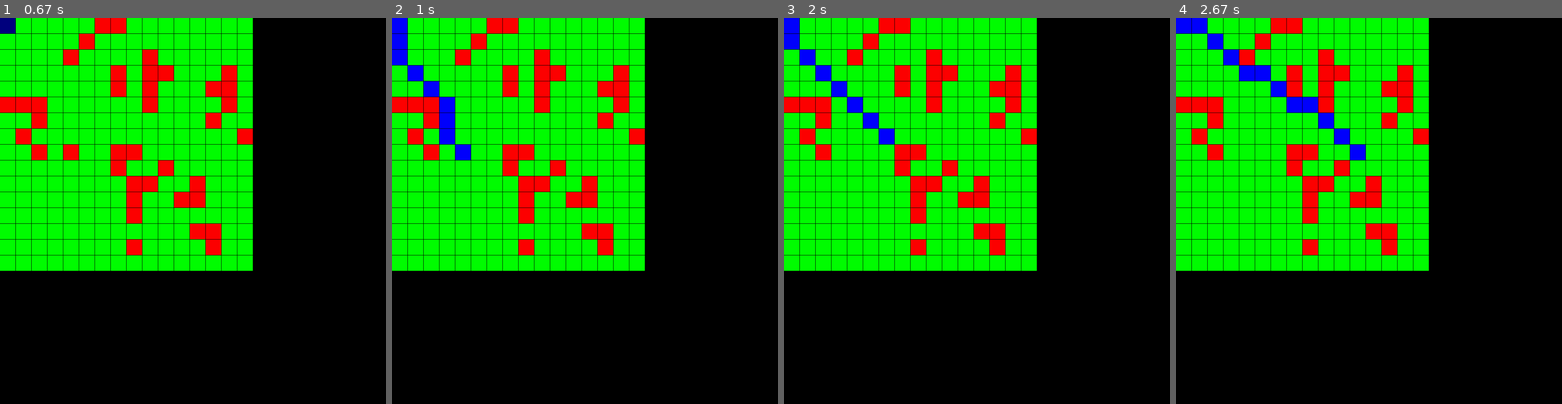
Above: before the commit, frames 1-4 (left to right).
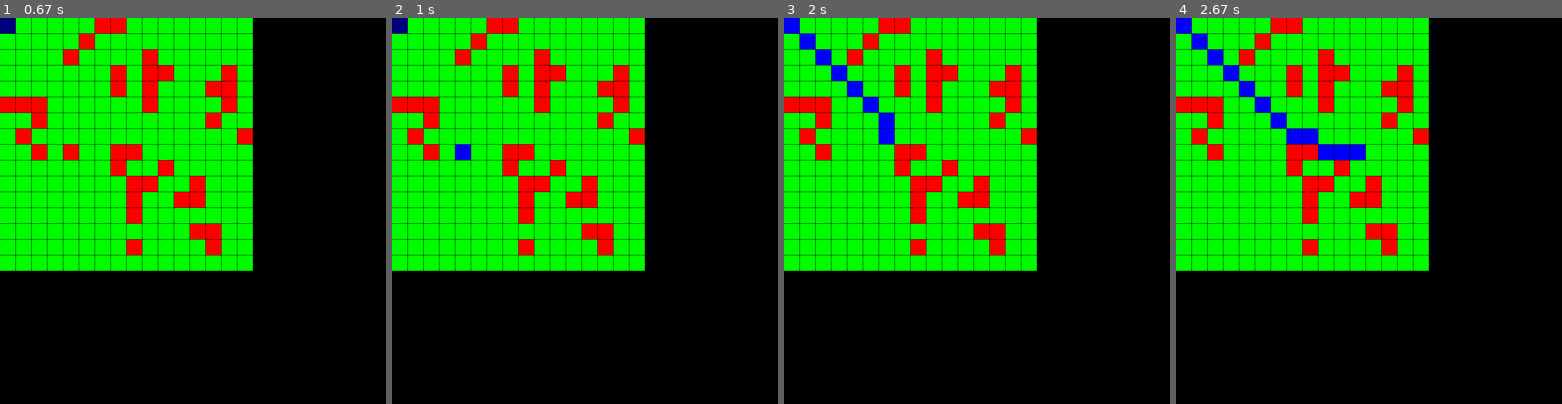
Above: after the commit, the same moments.

Repository: tjacek/planning
Game: pygame game, started from grid/search.py
Same seed, same stepped clock (60 frames per second), same inputs: the game is played once before the commit and once after it.
Inputs (mouse positions are in pixels of both pictures, inside the frame that each line leads up to):
- Up to frame 1 (0.67 s): click (193, 211) at 0.38 s
- Up to frame 2 (1 s): click (465, 153) at 0.82 s
- Up to frame 3 (2 s): press the mouse at (857, 153) at 1.13 s; move the mouse to (872, 145) at 1.23 s; release the mouse at (884, 133) at 1.37 s; press the mouse at (857, 153) at 1.87 s; move the mouse to (911, 149) at 1.97 s
- Up to frame 4 (2.67 s): release the mouse at (1357, 145) at 2.1 s

Frame 1 is identical in both runs. In frame 2, 1.3% of the frame differs, in the area x 0-17%, y 0-33%; in frame 3, 2.0%; in frame 4, 3.3%, in the area x 4-45%, y 0-37%.

Commit message:
color map

Diff:
--- a/grid/conway.py
+++ b/grid/conway.py
@@ -19,9 +19,9 @@
         next_state=np.array(next_state)
         for cord, alive in np.ndenumerate(next_state):
             if(alive):
-                self.grid.set_color(cord,grid.CellColors.obst)
+                self.grid.set_color(cord,"obst")
             else:
-                self.grid.set_color(cord,grid.CellColors.empty)
+                self.grid.set_color(cord,"empty")
 
     def is_alive(self,i,j):
         n_alive=8-len(self.grid.near(i,j))
--- a/grid/grid.py
+++ b/grid/grid.py
@@ -4,11 +4,14 @@
 import os.path
 
 class Grid(object):
-    def __init__(self,cells,x=16,y=16,step=40):
+    def __init__(self,cells,x=16,y=16,step=40,color_map=None):
+        if(color_map is None):
+            color_map=default_color_map
         self.x=x
         self.y=y
         self.step=step
         self.cells=cells
+        self.color_map=color_map
 
     def __getitem__(self,cord):
         return self.cells[cord[0]][cord[1]]
@@ -53,8 +56,10 @@
         out_file.write(txt)
         out_file.close()
 
-    def set_color(self,cord,color):
-        self[cord].color=color
+    def set_color(self,cord,color_id):
+        cell=self[cord]
+        color=self.color_map(cell,color_id)
+        cell.color=color
 
     def __str__(self):
         s=[ "".join([str(cell_j) for cell_j in cell_i])
@@ -75,12 +80,6 @@
     def active(self):
         return self.color==CellColors.obst
 
-    def flip(self):
-        if(self.color==CellColors.empty):
-            self.color=CellColors.obst
-        else:
-            self.color=CellColors.empty
-
     def show(self,window):
         color=self.color.value
         pg.draw.rect(window, color, self.rect)
@@ -94,12 +93,21 @@
 
     def on_click(self,point):
         if(self.grid.colide(point)):
-            i,j=self.grid.get_cord(point)
-            self.grid.cells[j][i].flip()
-            print((i,j))
+            cord=self.grid.get_cord(point)
+            self.grid.set_color(cord,None)
+            print(cord)
 
     def on_key(self,key):
         print(key)
+
+def default_color_map(cell,color_id):
+    if(type(color_id)==str):
+        return CellColors[color_id]
+    print(color_id)
+    if(cell.color==CellColors.empty):
+        return CellColors.obst
+    else:
+        return CellColors.empty
 
 def empty_grid(x=16,y=16,step=40):
     cells=[[ make_cell(i,j,step)
--- a/grid/search.py
+++ b/grid/search.py
@@ -27,30 +27,27 @@
         if(not path):
             return
         for state_i in path:
-            color_i=grid.CellColors.path
-            self.grid.set_color(state_i.cord,color_i)
+            self.grid.set_color(state_i.cord,"path")
         self.path=path
 
     def set_goal(self,point):
         self.reset_path()
         if(self.goal):
-            self.grid.set_color(self.goal,grid.CellColors.empty)
+            self.grid.set_color(self.goal,"empty")
         self.goal=self.grid.get_cord(point)
         self.graph_grid.set_goal(self.goal)
-        color_i=grid.CellColors.goal
-        self.grid.set_color(self.goal,color_i)
+        self.grid.set_color(self.goal,"goal")
 
     def reset_path(self):
         if(self.path):
             for state_i in self.path:
-                color_i=grid.CellColors.empty
-                self.grid.set_color(state_i.cord,color_i)
+                self.grid.set_color(state_i.cord,"empty")
 
 def search(in_path,step=40):
     raw_grid=grid.read_grid(in_path,step)
     vertices=graph.get_grid_graph(raw_grid)
-#    graph_grid=graph.DijkstraSearch(vertices)
-    graph_grid=foward.FowardSearch(vertices,foward.BestFirst)
+    graph_grid=graph.DijkstraSearch(vertices)
+#    graph_grid=foward.FowardSearch(vertices,foward.BestFirst)
     controler=SearchContoler(raw_grid,graph_grid)
     controler.set_goal((3,3))
     grid.grid_loop(controler)
